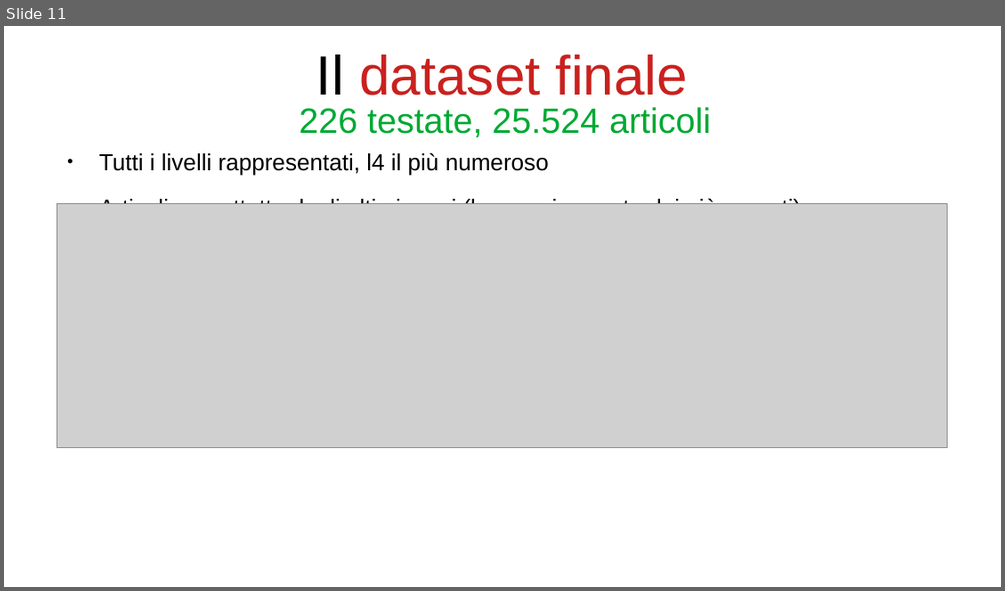
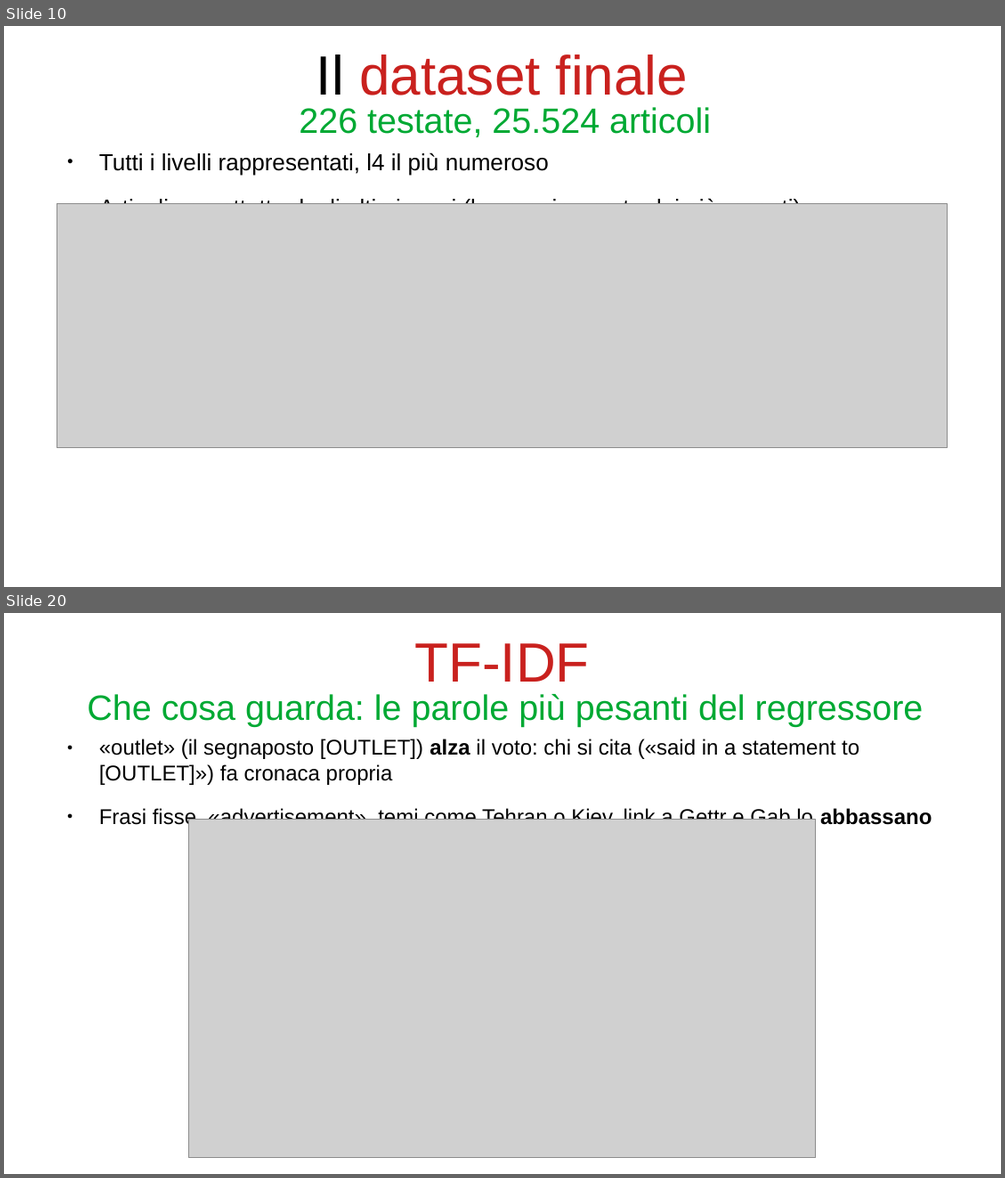
Before and after one commit to bianchi-john/PublisherClassification, a slide deck: Presentazioni/Stato finale/FinalState.odp. Shown one above the other, each under a label of ours: slide 11 before the commit, slides 10 and 20 after it; the slides between them are not shown. The pictures are 1005x591 and 1005x1178 pixels, drawn with LibreOffice and Linux fonts; fonts in the diff are those of the drawing; grey boxes stand for pictures. Boxes give left, top, right and bottom in pixels: in the first picture for what was removed or moved away, otherwise in the second. Text is boxed around its words. In the diff, an @@ line names an element or a change of style, - is before the commit and + after.

```diff
--- a/Presentazioni/Stato finale/FinalState.odp
+++ b/Presentazioni/Stato finale/FinalState.odp
@@ slide 20 added at (x1=4, y1=613, x2=1001, y2=1174), background #FFFFFF @@
@@ title added at (x1=415, y1=643, x2=590, y2=682), 44 pt, text #C9211E @@
+TF-IDF
@@ title added at (x1=87, y1=694, x2=923, y2=727), 28 pt, text #00A933 @@
+Che cosa guarda: le parole più pesanti del regressore
@@ text added at (x1=99, y1=738, x2=931, y2=829), 17 pt, text #000000 @@
+● «outlet» (il segnaposto [OUTLET]) alza il voto: chi si cita («said in a statement to [OUTLET]») fa cronaca propria
+● Frasi fisse, «advertisement», temi come Tehran o Kiev, link a Gettr e Gab lo abbassano
@@ picture added at (x1=189, y1=819, x2=817, y2=1158) @@
@@ what was slide 11 is now slide 10 @@
```
Also in this commit, not shown: 5 slides changed, 36 other slides added, 7 slides removed, 38 other files.
